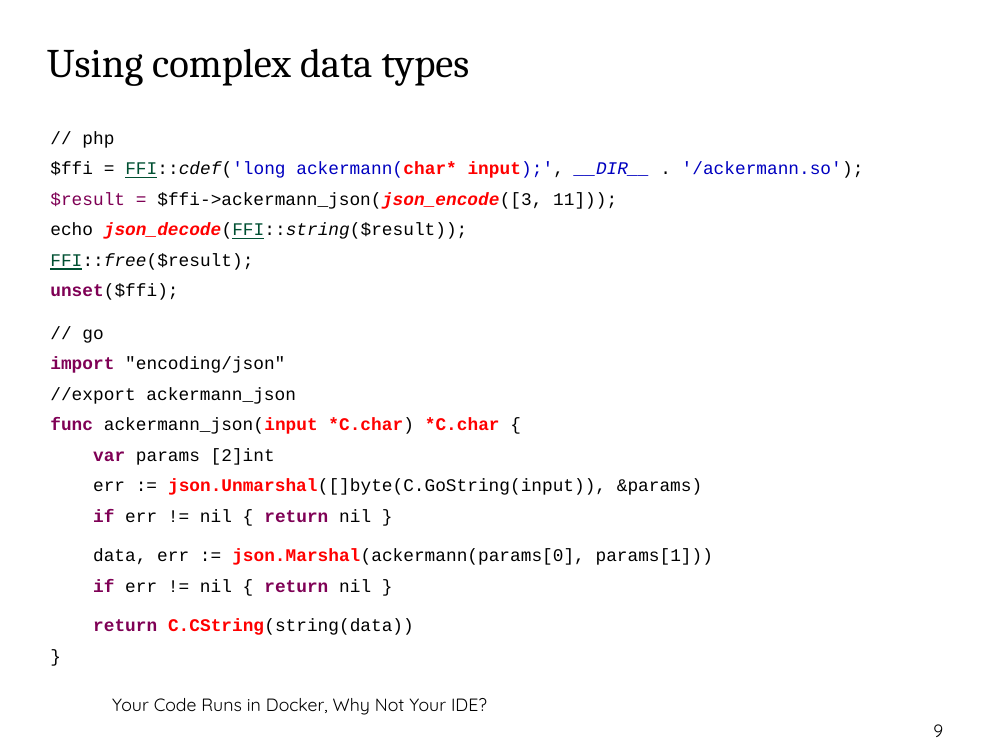
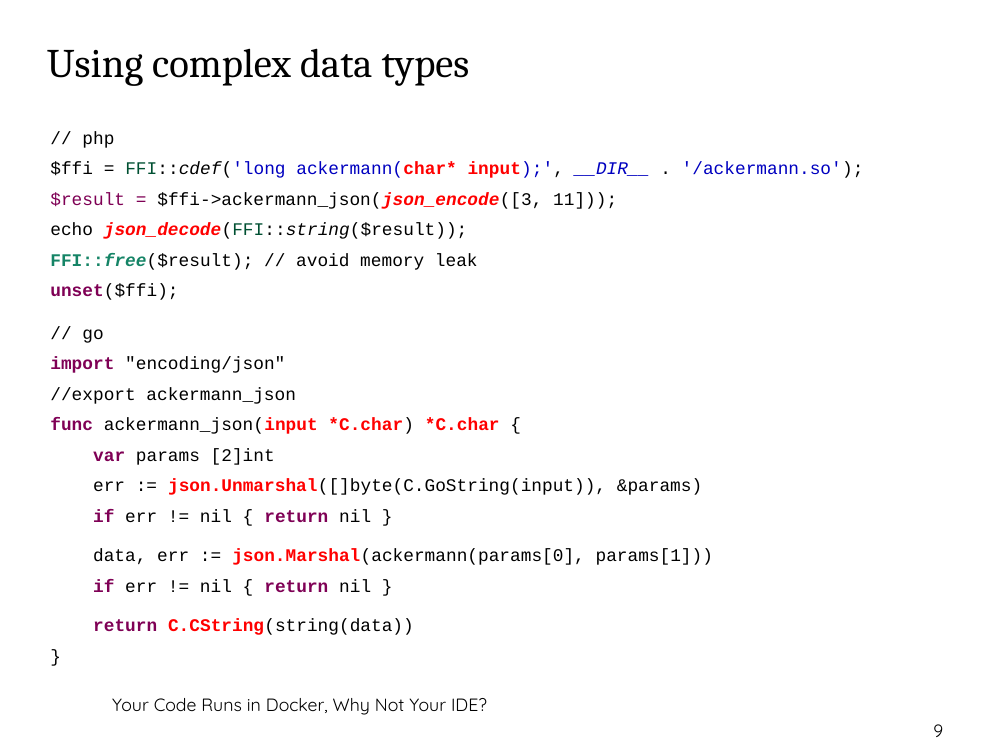
Before and after one commit to thomasbley/php-go-integration, a slide deck: slide 9 of getting_started_with_php_ffi.odp. Drawn at 1008x756 pixels with LibreOffice and Linux fonts; fonts in the diff are those of the drawing; background and template pictures are left out. Boxes give left, top, right and bottom in pixels: in the first picture for what was removed or moved away, otherwise in the second. Text is boxed around its words. In the diff, an @@ line names an element or a change of style, - is before the commit and + after.

Commit message:
updated slides

```diff
--- a/getting_started_with_php_ffi.odp
+++ b/getting_started_with_php_ffi.odp
@@ text at <box>50,162,864,239</box>: underline off in "FFI::cdef('long", "json_decode(FFI::string($result));" @@
@@ text at <box>50,253,478,270</box>: text changed @@
-FFI::free($result);
+FFI::free($result); // avoid memory leak
```
Also in this commit, not shown: 1 other slide changed, 1 slide added, 1 other file.
